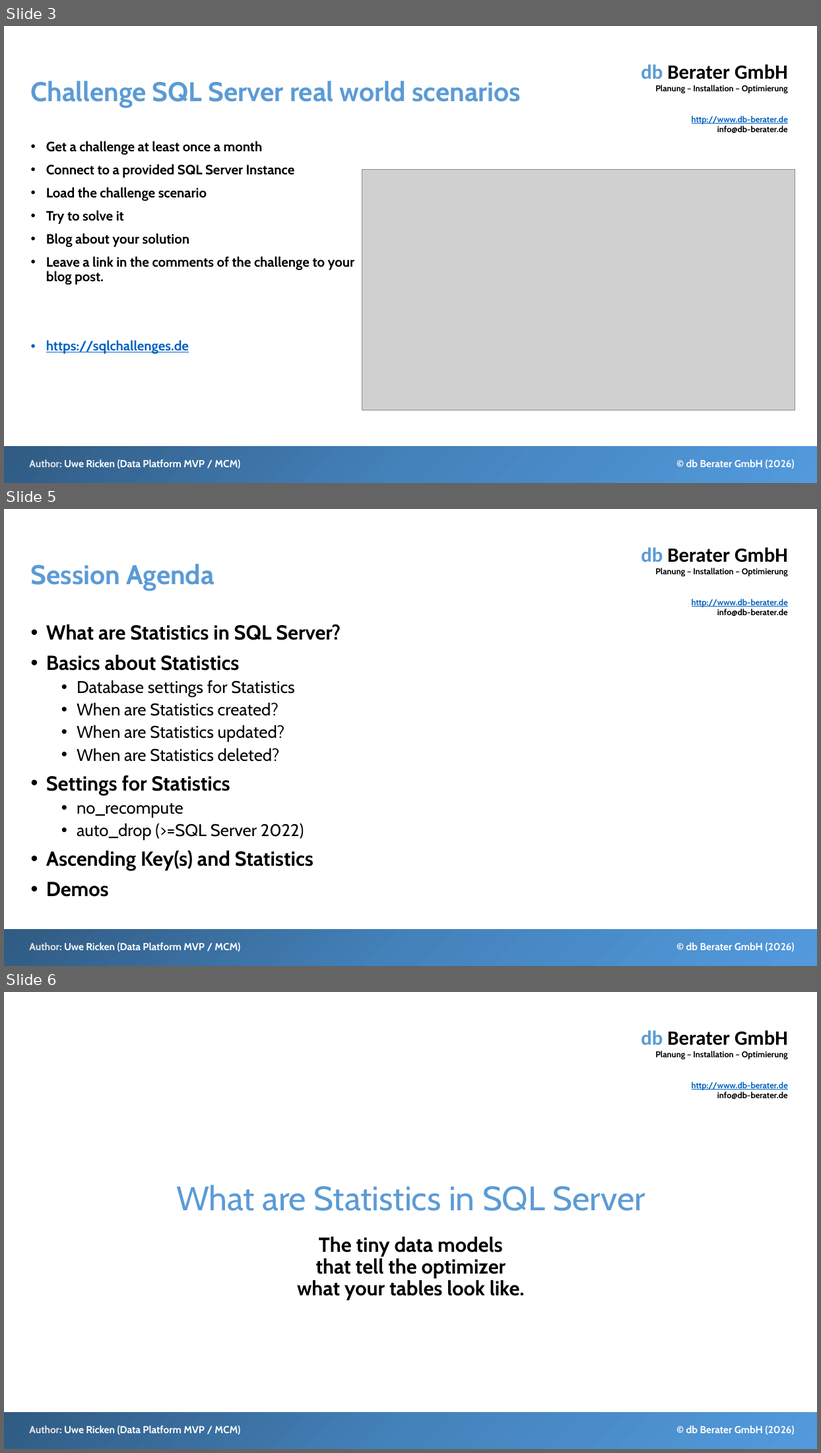
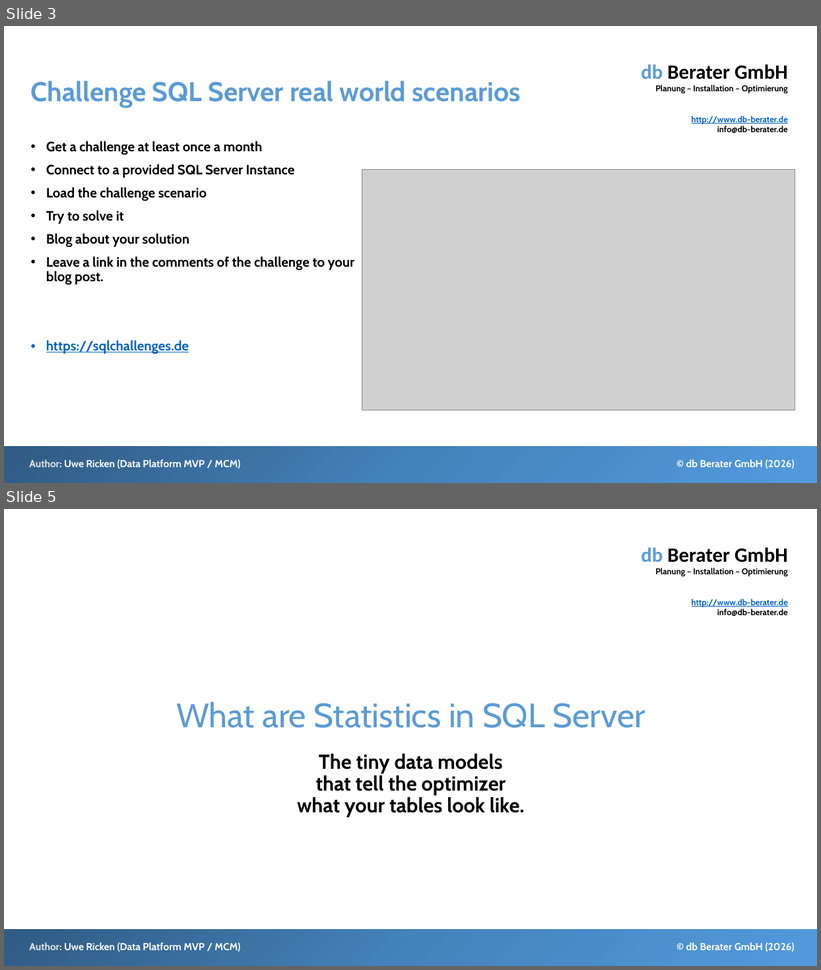
Before and after one commit to db-berater/Mastering-SQL-Server-Statistics, a slide deck: 01 - Preparation and Presentation/Deep Dive Into SQL Server Statistics.pptx. Shown one above the other, each under a label of ours: slides 3, 5 and 6 before the commit, slides 3 and 5 after it; the slides between them are not shown. The pictures are 821x1453 and 821x970 pixels, drawn with LibreOffice and Linux fonts; fonts in the diff are those of the drawing; grey boxes stand for pictures. Boxes give left, top, right and bottom in pixels: in the first picture for what was removed or moved away, otherwise in the second. Text is boxed around its words. In the diff, an @@ line names an element or a change of style, - is before the commit and + after.

Commit message:
Final chapter "02 - Statistics Basics"

```diff
--- a/01 - Preparation and Presentation/Deep Dive Into SQL Server Statistics.pptx
+++ b/01 - Preparation and Presentation/Deep Dive Into SQL Server Statistics.pptx
@@ slide 5 removed at box(4, 509, 817, 966), background #FFFFFF; not listed: 4 template elements that a slide beside it also shows @@
@@ title removed at box(31, 564, 215, 591) @@
-Session Agenda
@@ text removed at box(46, 625, 341, 897) @@
-• What are Statistics in SQL Server?
-• Basics about Statistics
-  • Database settings for Statistics
-  • When are Statistics created?
-  • When are Statistics updated?
-  • When are Statistics deleted?
-• Settings for Statistics
-  • no_recompute
-  • auto_drop (>=SQL Server 2022)
-• Ascending Key(s) and Statistics
-• Demos
@@ what was slide 6 is now slide 5 @@
```
Also in this commit, not shown: 2 slides changed, 10 other files.
